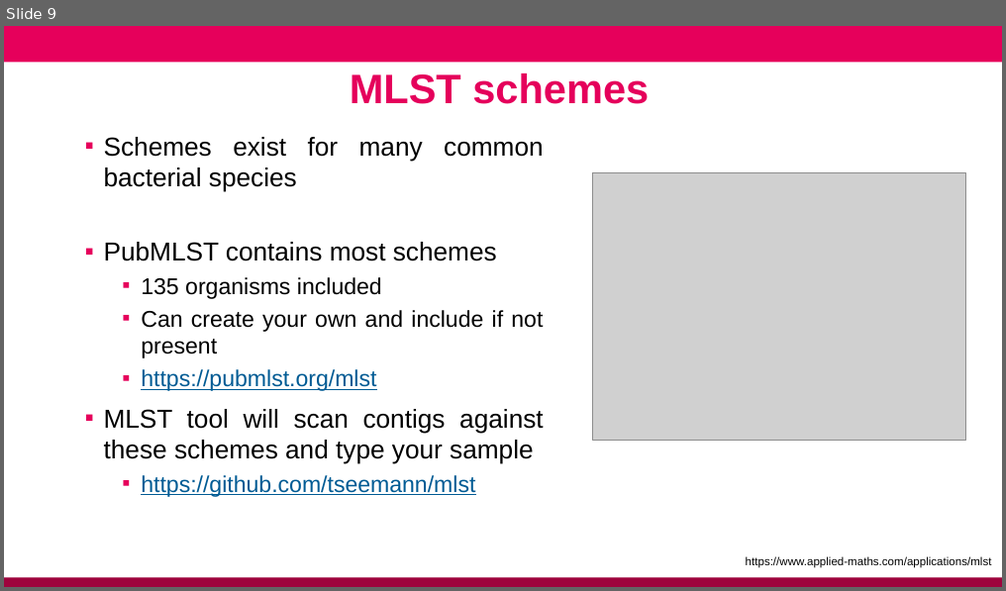
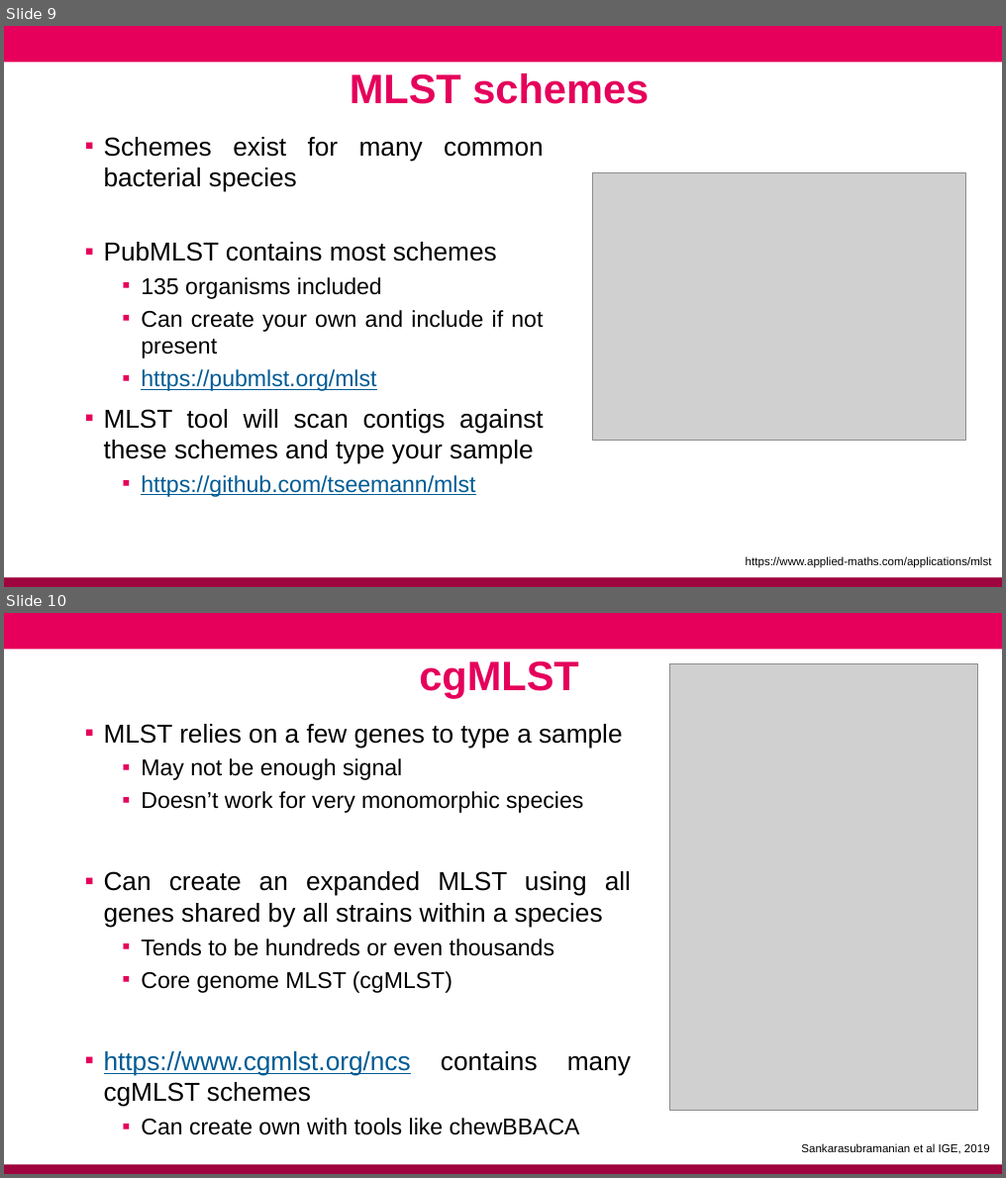
Before and after one commit to conmeehan/conmeehan.github.io, a slide deck: PathogenDataCourse/SlideSets/StrainTypingAndGenEpi.pptx. Shown one above the other, each under a label of ours: slide 9 before the commit, slides 9 and 10 after it. The pictures are 1006x591 and 1006x1178 pixels, drawn with LibreOffice and Linux fonts; fonts in the diff are those of the drawing; grey boxes stand for pictures; background and template pictures are left out. Boxes give left, top, right and bottom in pixels: in the first picture for what was removed or moved away, otherwise in the second. Text is boxed around its words. In the diff, an @@ line names an element or a change of style, - is before the commit and + after.

```diff
--- a/PathogenDataCourse/SlideSets/StrainTypingAndGenEpi.pptx
+++ b/PathogenDataCourse/SlideSets/StrainTypingAndGenEpi.pptx
@@ slide 10 added at (x1=4, y1=613, x2=1002, y2=1174), background #FFFFFF; not listed: 2 template elements that a slide beside it also shows @@
@@ text added at (x1=419, y1=662, x2=578, y2=698), 39.6 pt, text #E5005B, bold @@
+cgMLST
@@ picture added at (x1=670, y1=663, x2=979, y2=1110) @@
@@ text added at (x1=104, y1=724, x2=631, y2=1136), 25 pt, text #000000 @@
+▪ MLST relies on a few genes to type a sample
+  ▪ May not be enough signal
+  ▪ Doesn’t work for very monomorphic species
+▪ Can create an expanded MLST using all genes shared by all strains within a species
+  ▪ Tends to be hundreds or even thousands
+  ▪ Core genome MLST (cgMLST)
+▪ https://www.cgmlst.org/ncs contains many cgMLST schemes
+  ▪ Can create own with tools like chewBBACA
@@ text added at (x1=801, y1=1144, x2=990, y2=1155), 11 pt, text #000000 @@
+Sankarasubramanian et al IGE, 2019
```
Also in this commit, not shown: 4 other slides added, 41 slides removed, 1 other file.
